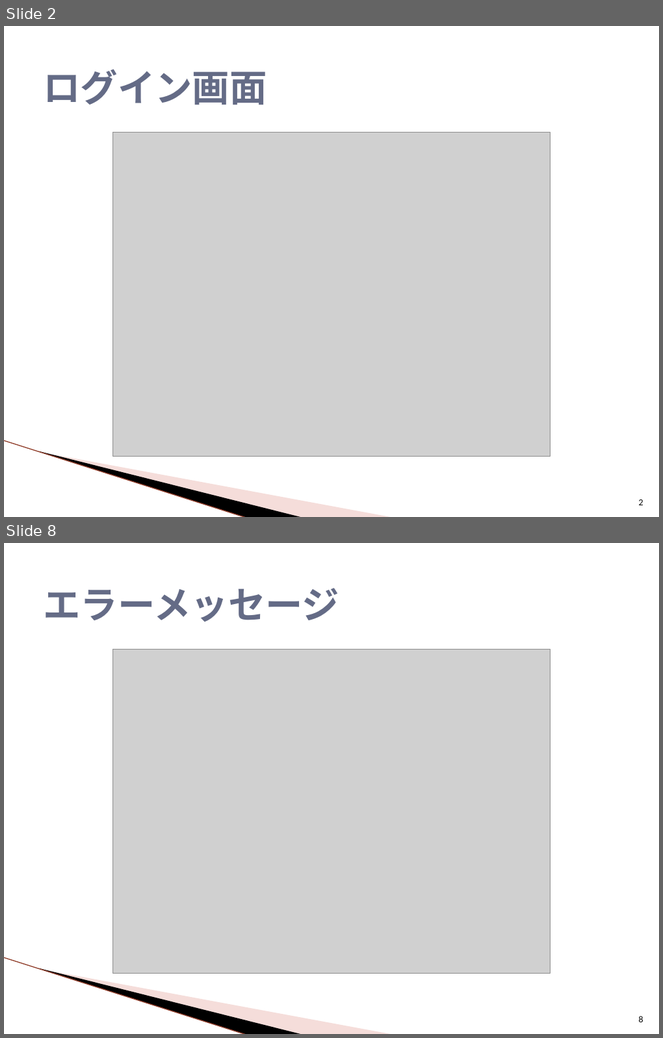
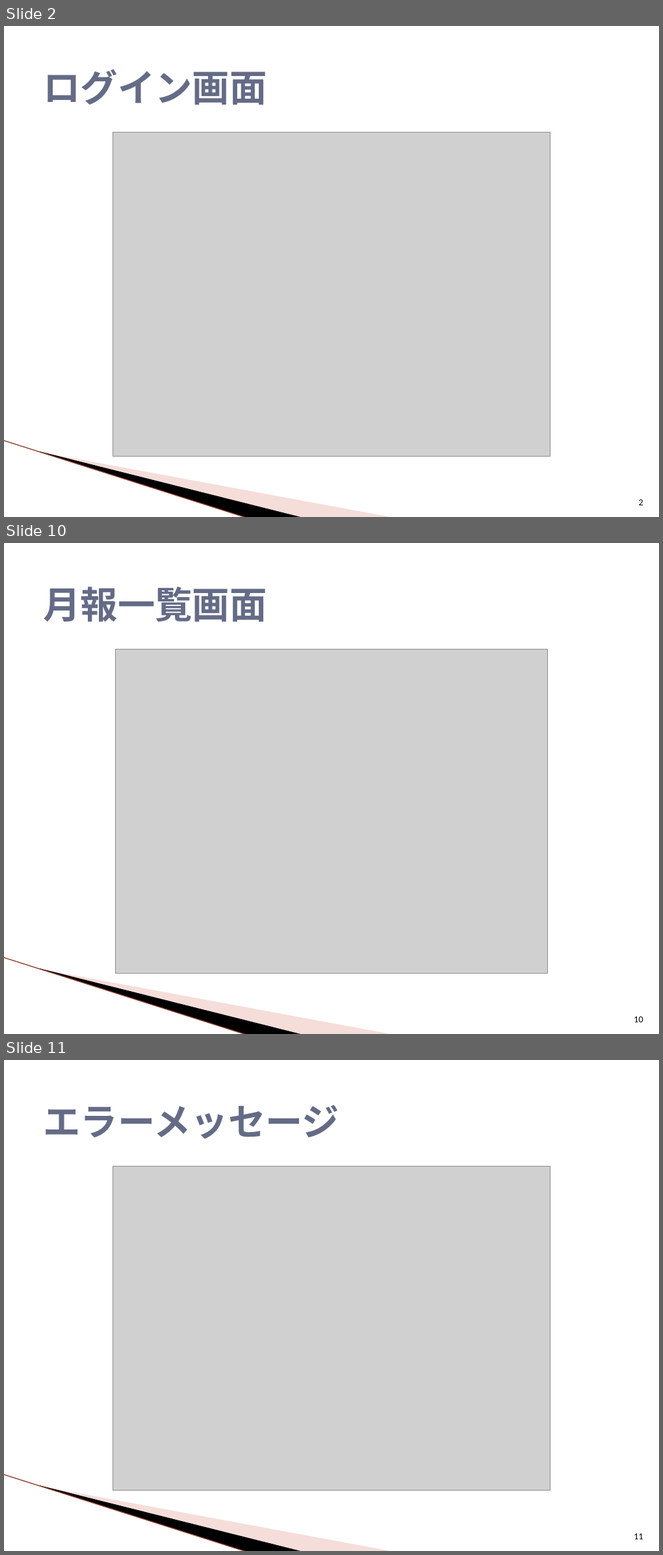
Before and after one commit to around7days/AppFreeMemo, a slide deck: 設計書/3_月報管理システム 画面デザインイメージ.pptx. Shown one above the other, each under a label of ours: slides 2 and 8 before the commit, slides 2, 10 and 11 after it; the slides between them are not shown. The pictures are 663x1038 and 663x1555 pixels, drawn with LibreOffice and Linux fonts; fonts in the diff are those of the drawing; grey boxes stand for pictures; background and template pictures are left out. Boxes give left, top, right and bottom in pixels: in the first picture for what was removed or moved away, otherwise in the second. Text is boxed around its words. In the diff, an @@ line names an element or a change of style, - is before the commit and + after.

```diff
--- a/設計書/3_月報管理システム 画面デザインイメージ.pptx
+++ b/設計書/3_月報管理システム 画面デザインイメージ.pptx
@@ slide 10 added at box(4, 543, 659, 1034), background #FFFFFF; not listed: 3 template elements that a slide beside it also shows @@
@@ title added at box(43, 587, 267, 622), 41 pt, text #646B86, bold @@
+月報一覧画面
@@ picture added at box(115, 649, 548, 973) @@
@@ page number added at box(634, 1017, 643, 1023), 10 pt, text #000000 @@
+10
@@ what was slide 8 is now slide 11 @@
@@ page number at box(634, 1534, 643, 1540): text changed @@
-8
+11
```
Also in this commit, not shown: 5 slides changed, 2 other slides added, 2 other files.
